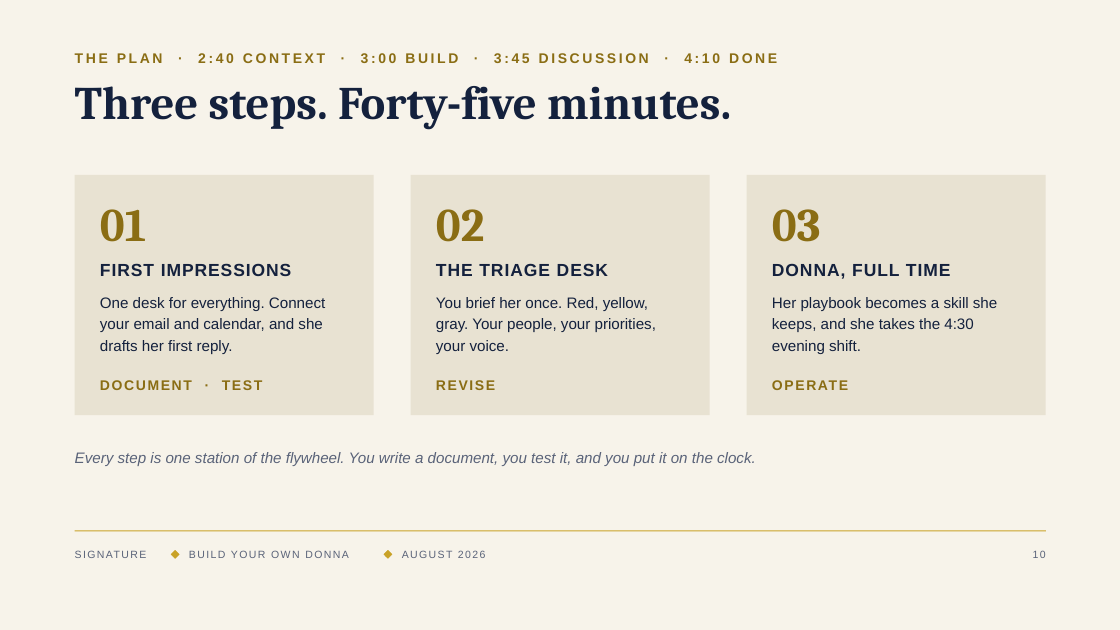
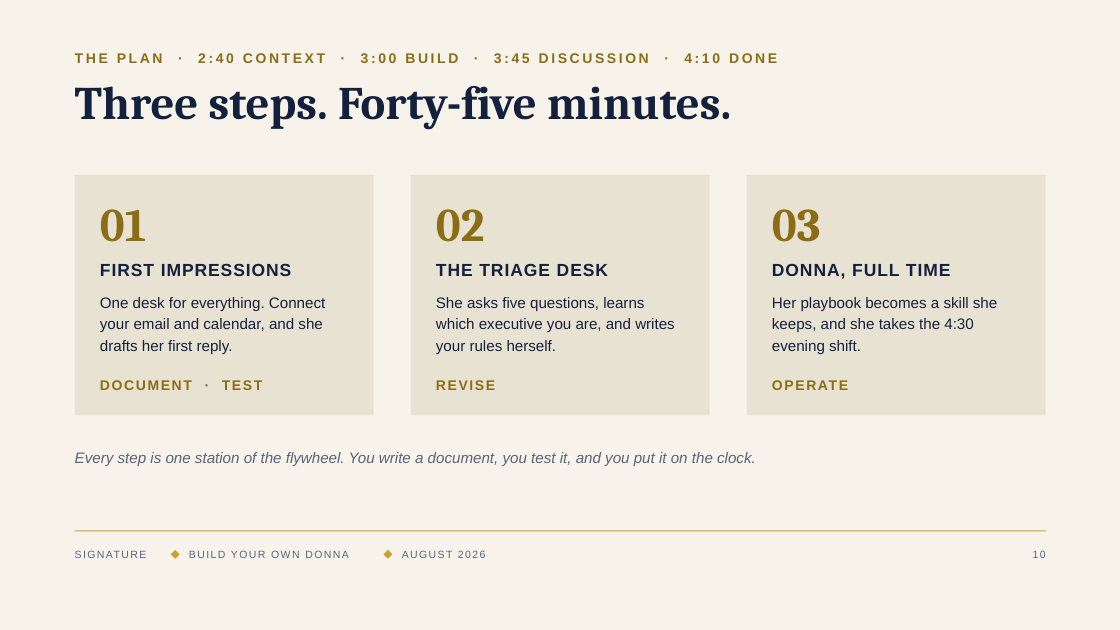
Before and after one commit to denisekgosnell/Donna, a slide deck: slide 10 of decks/build-your-own-donna-v2.pptx. Drawn at 1120x630 pixels with LibreOffice and Linux fonts; fonts in the diff are those of the drawing. Boxes give left, top, right and bottom in pixels: in the first picture for what was removed or moved away, otherwise in the second. Text is boxed around its words. In the diff, an @@ line names an element or a change of style, - is before the commit and + after.

```diff
--- a/decks/build-your-own-donna-v2.pptx
+++ b/decks/build-your-own-donna-v2.pptx
@@ text at bbox=[436, 297, 675, 354]: text changed @@
-You brief her once. Red, yellow, gray. Your people, your priorities, your voice.
+She asks five questions, learns which executive you are, and writes your rules herself.
```
Also in this commit, not shown: 3 other slides changed, 1 slide added, 1 slide removed, 15 other files.
